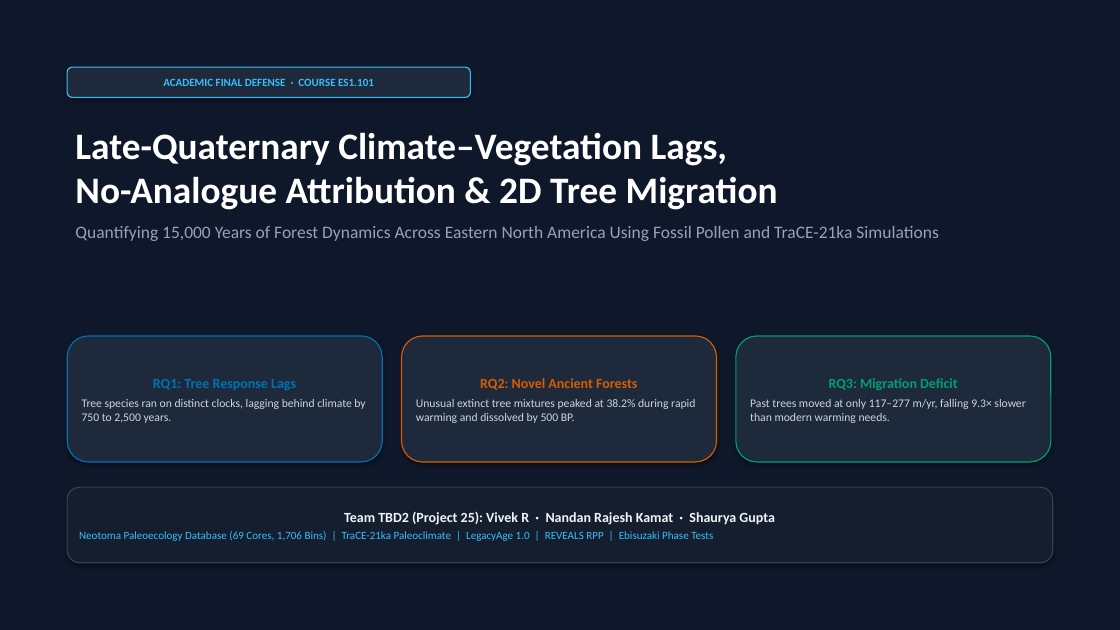
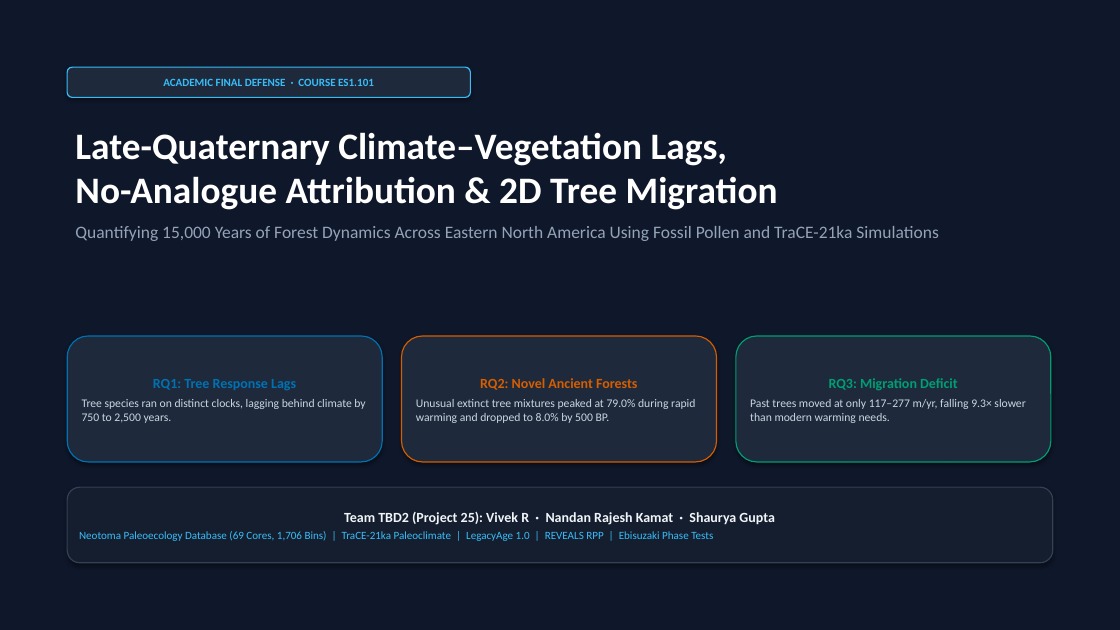
Before and after one commit to vivek-r-2000/EST-Project, a slide deck: slide 1 of TBD2_Final_Project_Presentation_unslopped.pptx. Drawn at 1120x630 pixels with LibreOffice and Linux fonts; fonts in the diff are those of the drawing. Boxes give left, top, right and bottom in pixels: in the first picture for what was removed or moved away, otherwise in the second. Text is boxed around its words. In the diff, an @@ line names an element or a change of style, - is before the commit and + after.

```diff
--- a/TBD2_Final_Project_Presentation_unslopped.pptx
+++ b/TBD2_Final_Project_Presentation_unslopped.pptx
@@ text in rounded rectangle at bbox=[416, 399, 695, 423]: text changed @@
-Unusual extinct tree mixtures peaked at 38.2% during rapid warming and dissolved by 500 BP.
+Unusual extinct tree mixtures peaked at 79.0% during rapid warming and dropped to 8.0% by 500 BP.
```
Also in this commit, not shown: 8 other slides changed, 2 other files.
